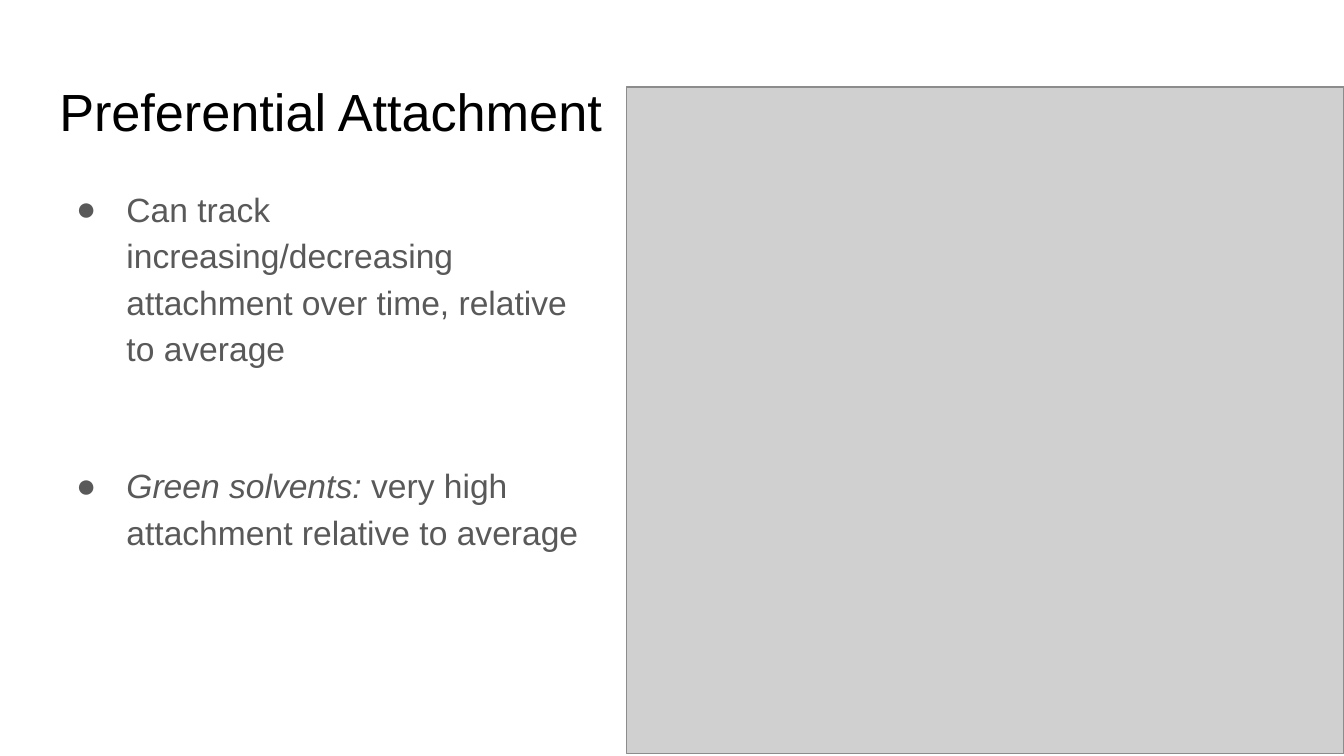
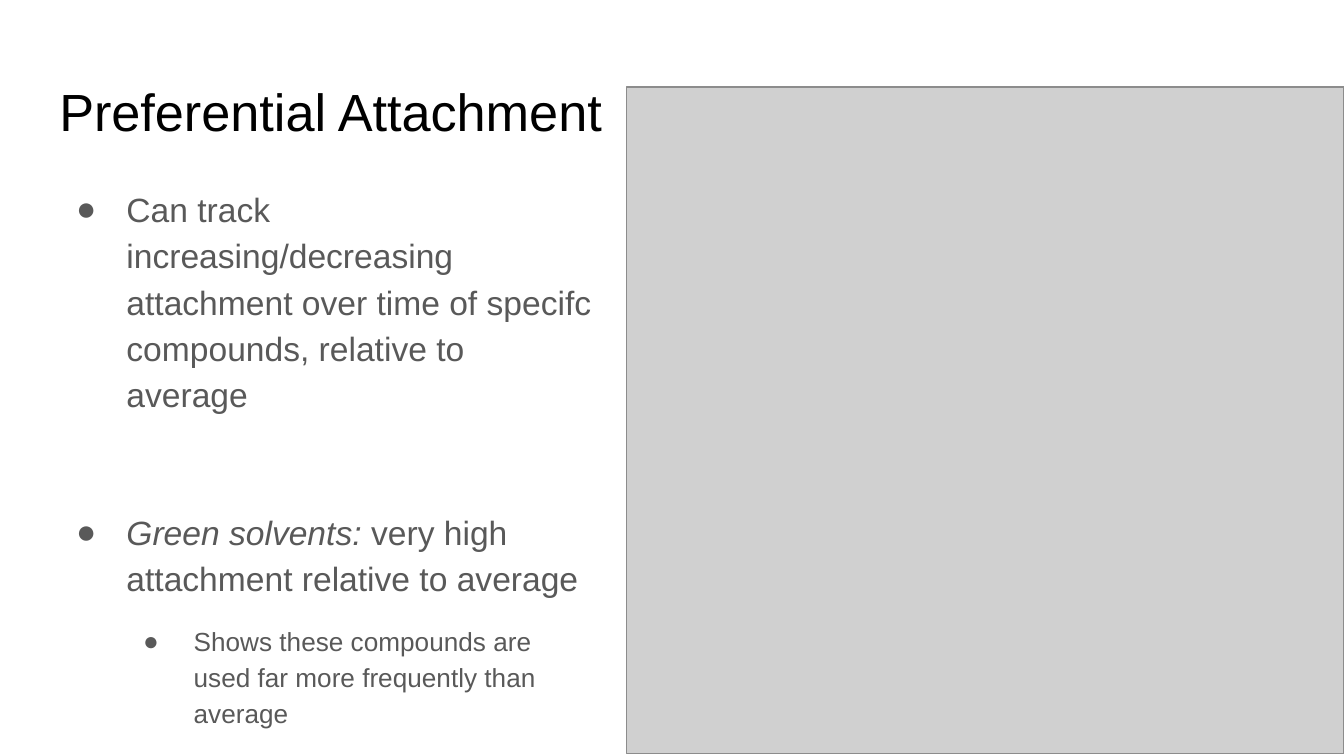
Before and after one commit to ELIFE-ASU/Patents, a slide deck: slide 18 of Presentations/0719 Patent Chemistry.pptx. Drawn at 1344x756 pixels with LibreOffice and Linux fonts; fonts in the diff are those of the drawing; grey boxes stand for pictures. Boxes give left, top, right and bottom in pixels: in the first picture for what was removed or moved away, otherwise in the second. Text is boxed around its words. In the diff, an @@ line names an element or a change of style, - is before the commit and + after.

```diff
--- a/Presentations/0719 Patent Chemistry.pptx
+++ b/Presentations/0719 Patent Chemistry.pptx
@@ text at <box>126,197,592,413</box>: text changed @@
-● Can track increasing/decreasing attachment over time, relative to average
+● Can track increasing/decreasing attachment over time of specifc compounds, relative to average
@@ text at <box>194,632,535,687</box>: paragraph added @@
+  ● Shows these compounds are used far more frequently than average
```
Also in this commit, not shown: 5 other slides changed, 1 other file.
